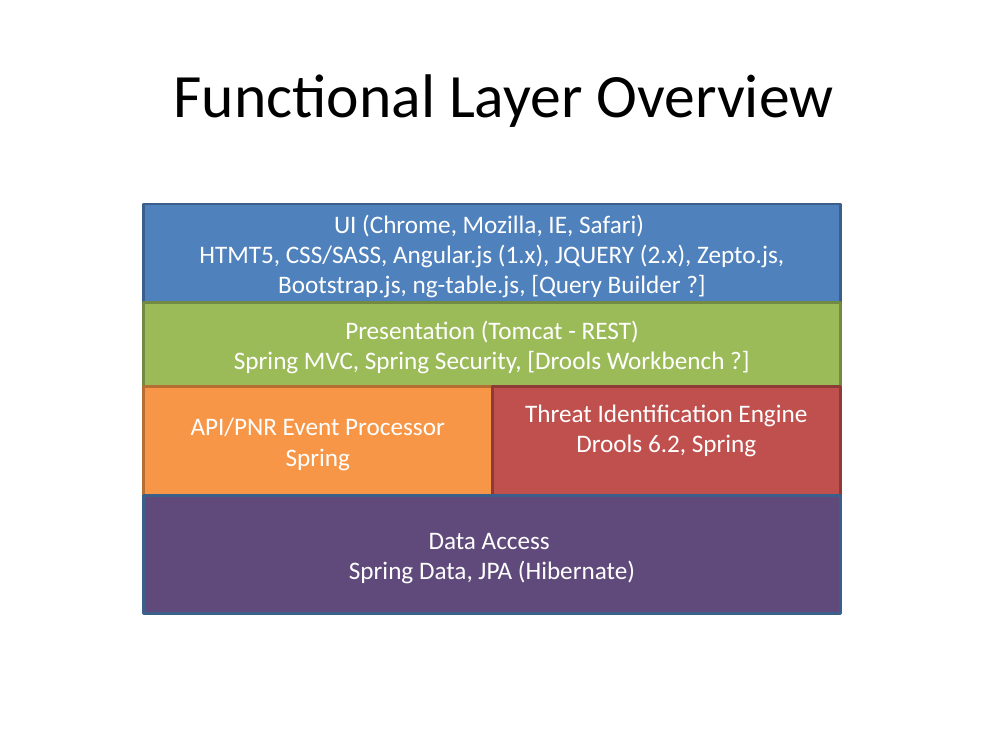
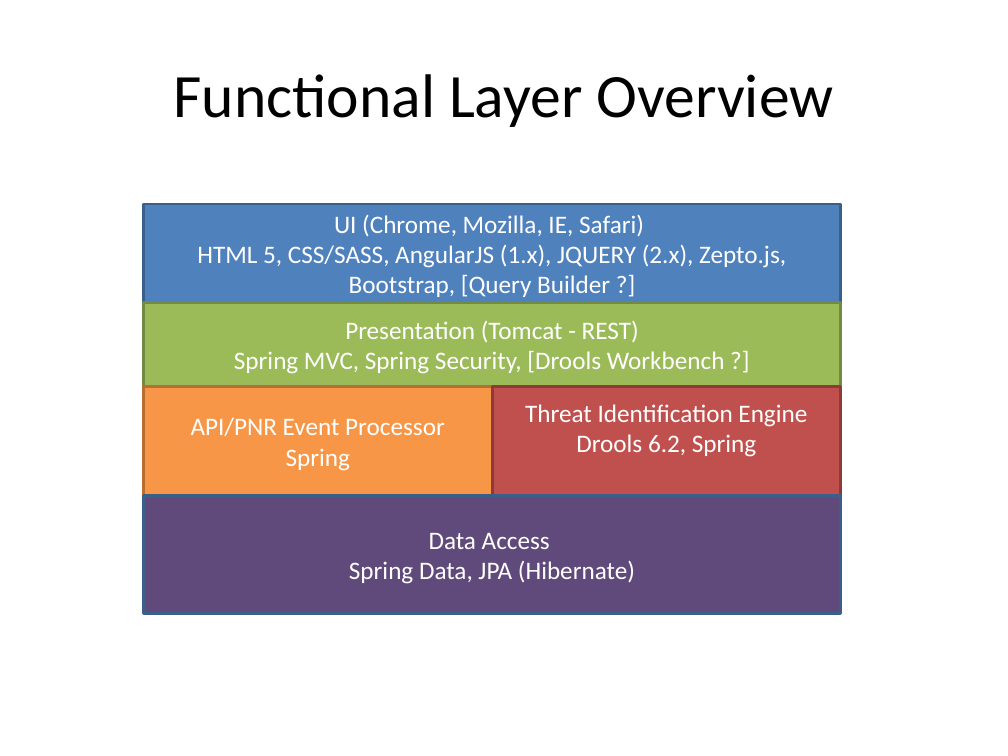
Before and after one commit to seamustuohy/GTAS, a slide deck: slide 2 of doc/GTAS Architecture & Design.pptx. Drawn at 1008x756 pixels with LibreOffice and Linux fonts; fonts in the diff are those of the drawing. Boxes give left, top, right and bottom in pixels: in the first picture for what was removed or moved away, otherwise in the second. Text is boxed around its words. In the diff, an @@ line names an element or a change of style, - is before the commit and + after.

```diff
--- a/doc/GTAS Architecture & Design.pptx
+++ b/doc/GTAS Architecture & Design.pptx
@@ text in rectangle at (x1=197, y1=245, x2=786, y2=297): text changed @@
-HTMT5, CSS/SASS, Angular.js (1.x), JQUERY (2.x), Zepto.js, Bootstrap.js, ng-table.js, [Query Builder ?]
+HTML 5, CSS/SASS, AngularJS (1.x), JQUERY (2.x), Zepto.js, Bootstrap, [Query Builder ?]
```
Also in this commit, not shown: 1 other slide changed, 4 slides added.
